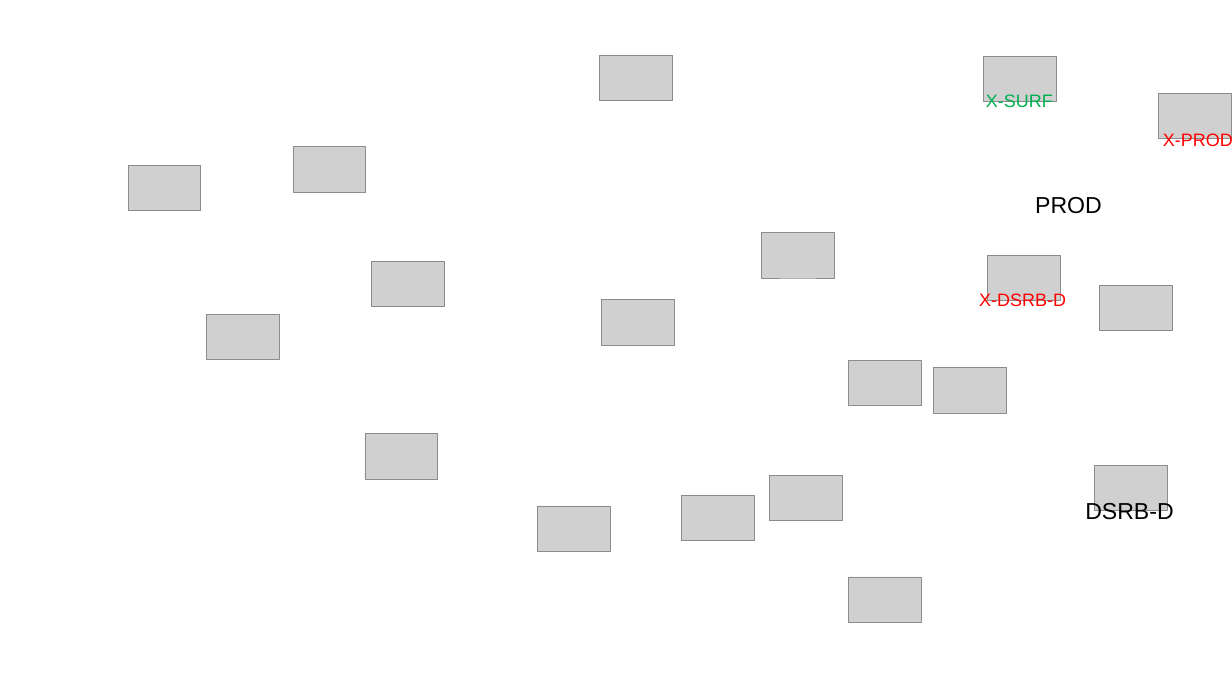
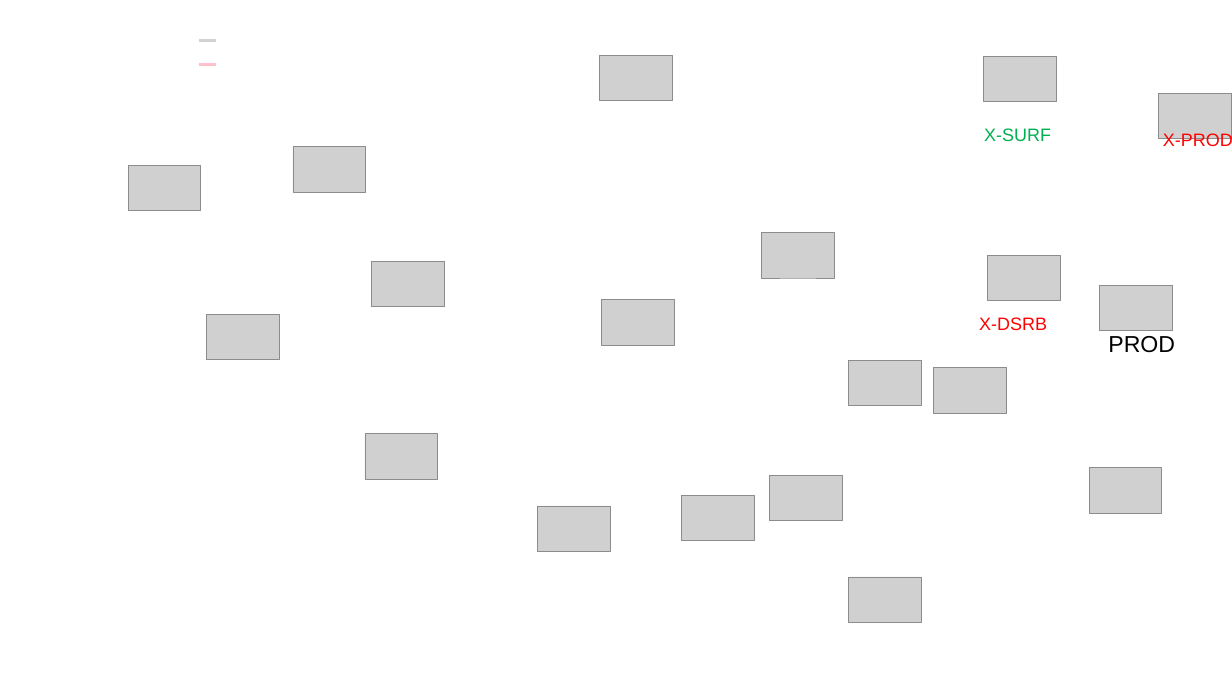
Before and after one commit to rzk1/ullmann, a slide deck: slide 7 of EnergyFile.pptx. Drawn at 1232x693 pixels with LibreOffice and Linux fonts; fonts in the diff are those of the drawing; grey boxes stand for pictures; background and template pictures are left out. Boxes give left, top, right and bottom in pixels: in the first picture for what was removed or moved away, otherwise in the second. Text is boxed around its words. In the diff, an @@ line names an element or a change of style, - is before the commit and + after.

```diff
--- a/EnergyFile.pptx
+++ b/EnergyFile.pptx
@@ rectangle added at (199, 39, 217, 43), fill #D3D3D3, outline #FFFFFF 1 pt @@
@@ rectangle added at (199, 62, 217, 67), fill #FFC0CB, outline #FFFFFF 1 pt @@
@@ text "X-SURF" rewrapped from (986, 94, 1053, 112) to (984, 128, 1051, 141) @@
@@ text at (979, 317, 1047, 330): text changed @@
-X-DSRB-D
+X-DSRB
@@ text "PROD": place and size @@
-text "PROD" at (1035, 197, 1102, 214)
+text "PROD" at (1108, 336, 1175, 353)
@@ picture: place and size @@
-picture at (1094, 466, 1167, 511)
+picture at (1090, 468, 1163, 513)
@@ text removed at (1085, 501, 1173, 525) @@
-DSRB-D
```
Also in this commit, not shown: 1 other slide changed, 1 slide added.
